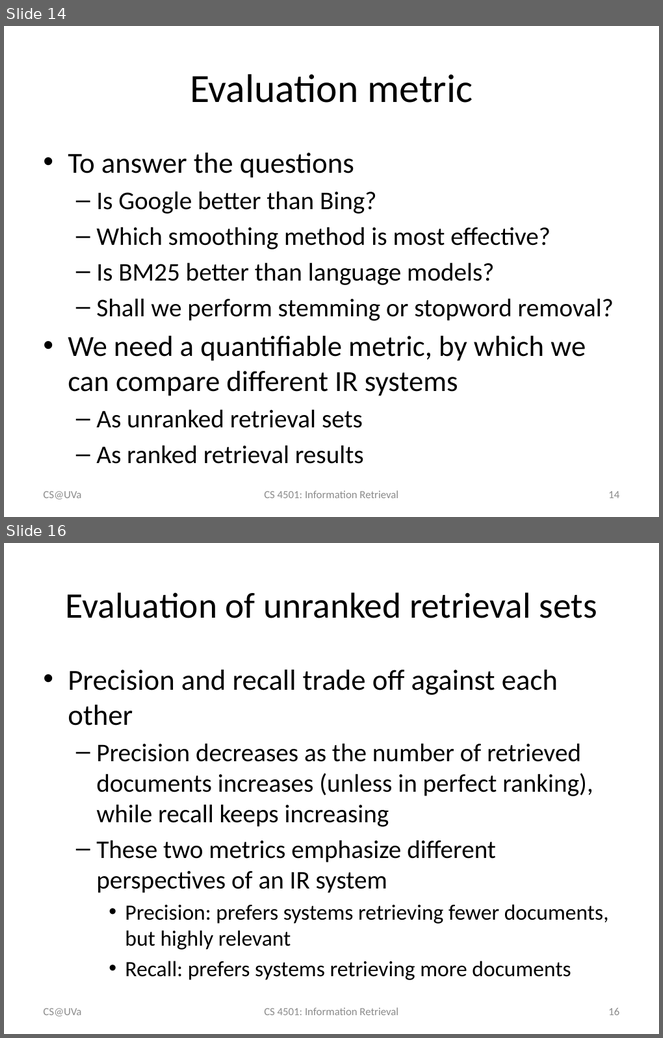
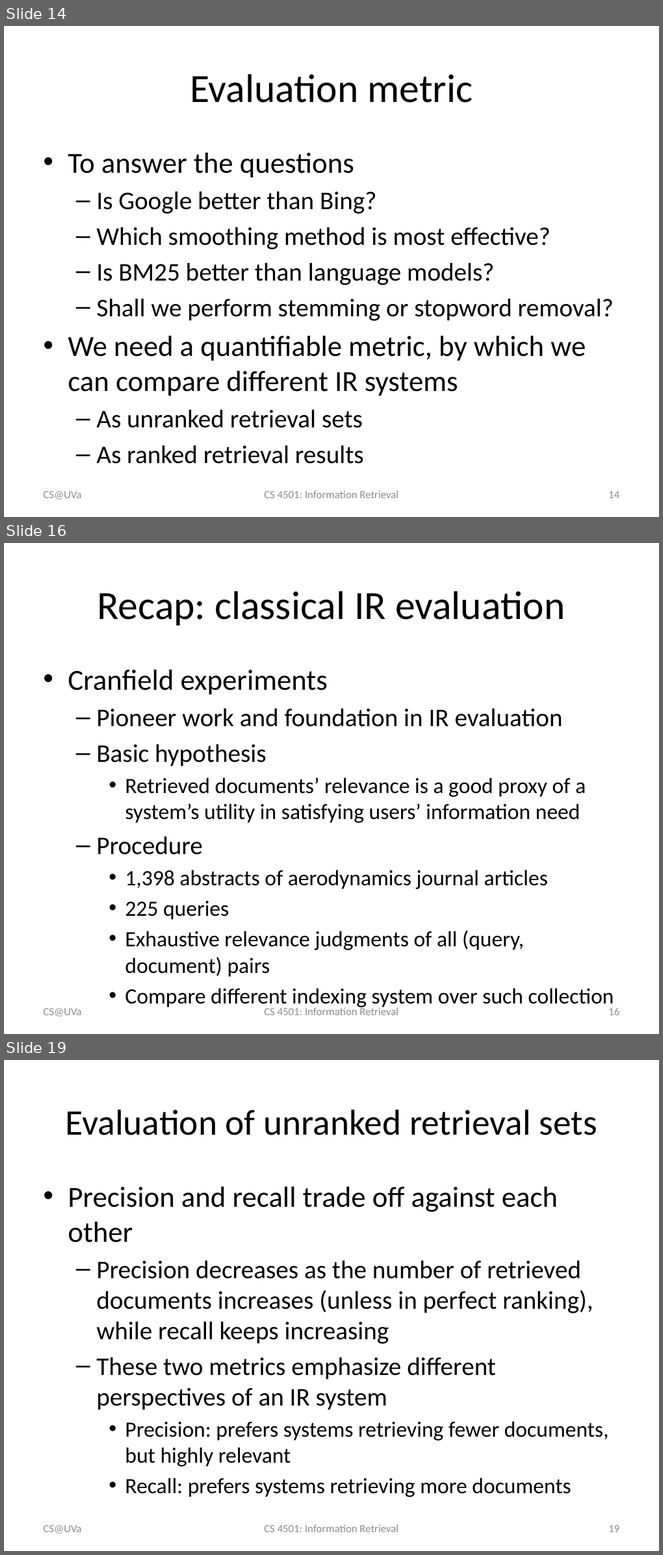
Before and after one commit to wang296/IR2015, a slide deck: docs/Information Retrieval Evaluation.pptx. Shown one above the other, each under a label of ours: slides 14 and 16 before the commit, slides 14, 16 and 19 after it; the slides between them are not shown. The pictures are 663x1038 and 663x1555 pixels, drawn with LibreOffice and Linux fonts; fonts in the diff are those of the drawing. Boxes give left, top, right and bottom in pixels: in the first picture for what was removed or moved away, otherwise in the second. Text is boxed around its words. In the diff, an @@ line names an element or a change of style, - is before the commit and + after.

```diff
--- a/docs/Information Retrieval Evaluation.pptx
+++ b/docs/Information Retrieval Evaluation.pptx
@@ slide 16 added at [4,543,659,1034], background #FFFFFF @@
@@ title added at [98,591,565,626], 44 pt, text #000000 @@
+Recap: classical IR evaluation
@@ text added at [68,670,614,1009], 24 pt, text #000000 @@
+• Cranfield experiments
+  – Pioneer work and foundation in IR evaluation
+  – Basic hypothesis
+    • Retrieved documents’ relevance is a good proxy of a system’s utility in satisfying users’ information need
+  – Procedure
+    • 1,398 abstracts of aerodynamics journal articles
+    • 225 queries
+    • Exhaustive relevance judgments of all (query, document) pairs
+    • Compare different indexing system over such collection
@@ text added at [43,1008,81,1017], 12 pt, text #8C8C8C @@
+CS@UVa
@@ text added at [264,1007,399,1016], 12 pt, text #8C8C8C @@
+CS 4501: Information Retrieval
@@ page number added at [608,1008,620,1016], 12 pt, text #8C8C8C @@
+16
@@ what was slide 16 is now slide 19 @@
@@ page number at [608,1525,620,1533]: text changed @@
-16
+19
```
Also in this commit, not shown: 3 slides changed, 13 other slides added, 2 other files.
